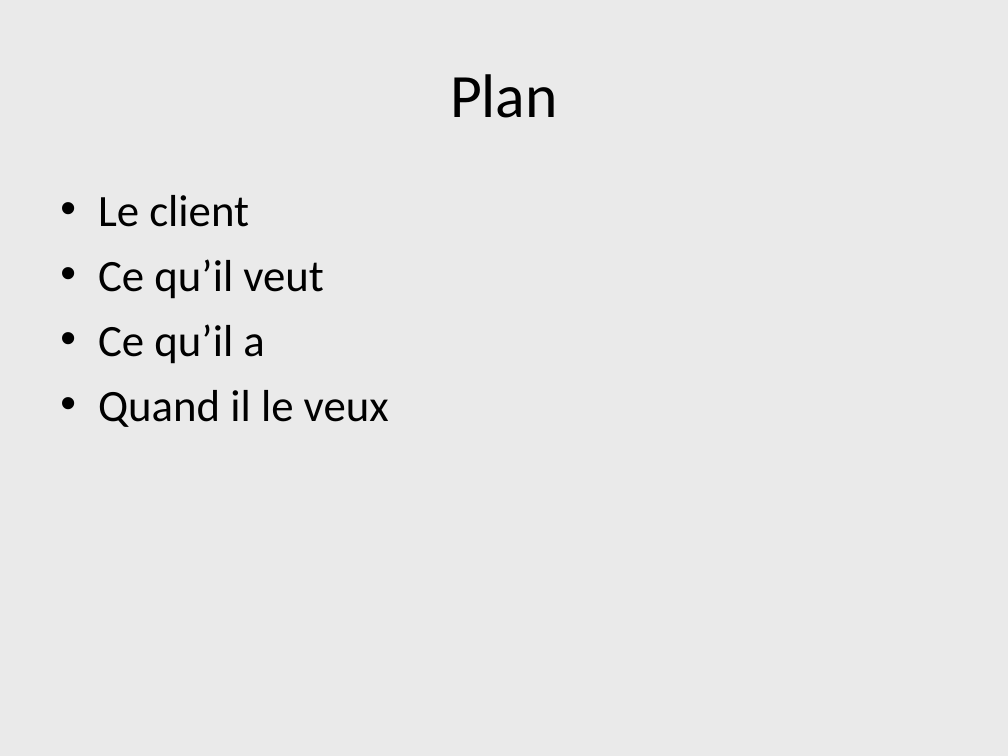
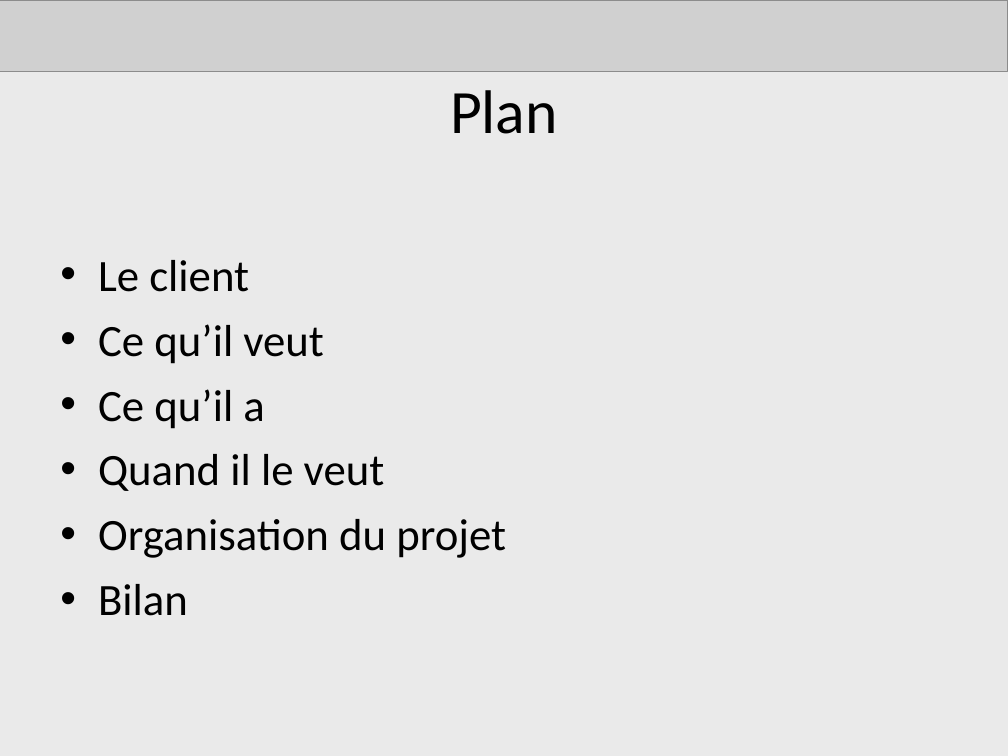
Before and after one commit to AdrienLombard/SimplePass, a slide deck: slide 2 of source/Projet Courchevel - Bilan intermédiaire.ppt. Drawn at 1008x756 pixels with LibreOffice and Linux fonts; fonts in the diff are those of the drawing; grey boxes stand for pictures. Boxes give left, top, right and bottom in pixels: in the first picture for what was removed or moved away, otherwise in the second. Text is boxed around its words. In the diff, an @@ line names an element or a change of style, - is before the commit and + after.

Commit message:
Dernières modification du bilan intermédiaire

```diff
--- a/source/Projet Courchevel - Bilan intermédiaire.ppt
+++ b/source/Projet Courchevel - Bilan intermédiaire.ppt
@@ picture added at (0, 0, 1008, 72) @@
@@ title "Plan": place and size @@
-title "Plan" at (450, 74, 558, 118)
+title "Plan" at (450, 90, 558, 134)
@@ text at (98, 454, 506, 616): text changed @@
-• Quand il le veux
+• Quand il le veut
+• Organisation du projet
+• Bilan
```
Also in this commit, not shown: 8 other slides changed.
